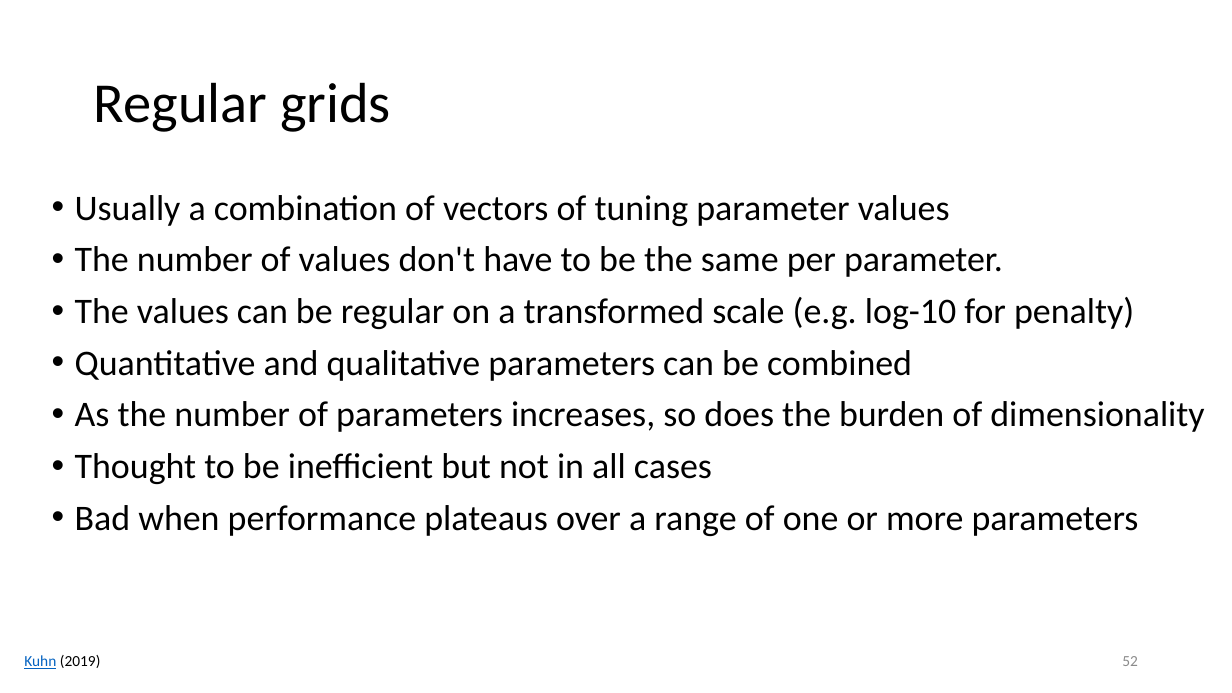
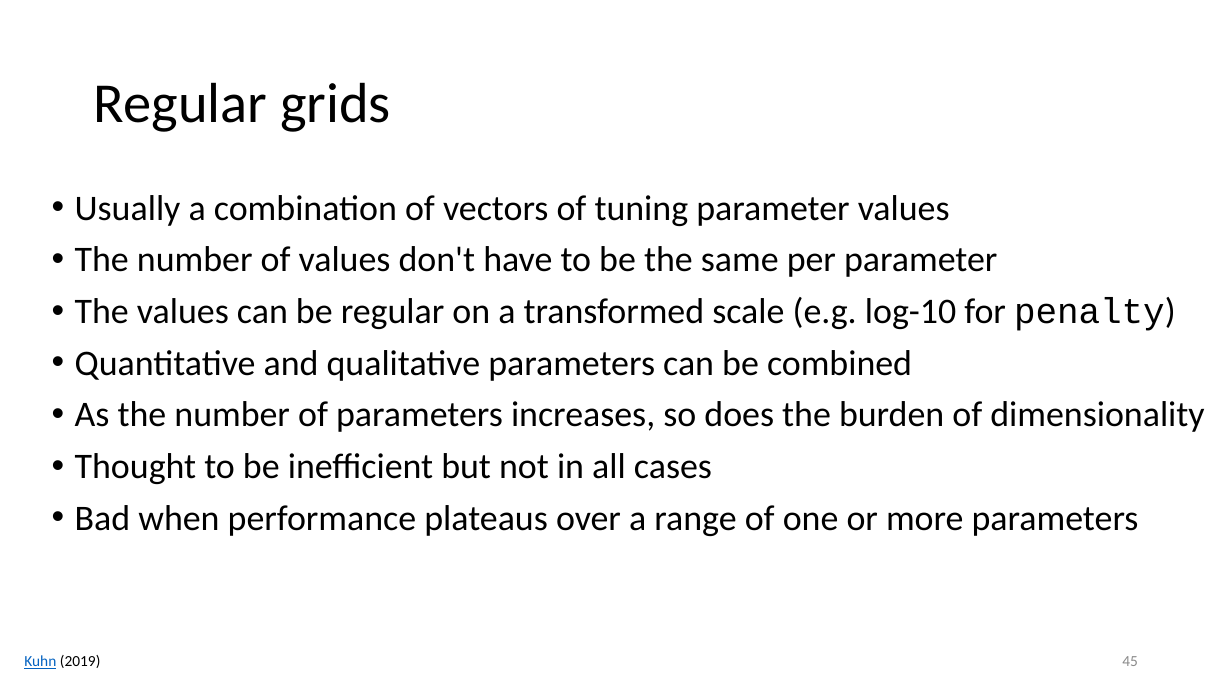
Before and after one commit to karlenaochoa/c4-ml-2020, a slide deck: slide 45 of slides/w4p1-penalized-regression/w4p1.pptx (slide 52 before the commit). Drawn at 1232x693 pixels with LibreOffice and Linux fonts; fonts in the diff are those of the drawing. Boxes give left, top, right and bottom in pixels: in the first picture for what was removed or moved away, otherwise in the second. Text is boxed around its words. In the diff, an @@ line names an element or a change of style, - is before the commit and + after.

```diff
--- a/slides/w4p1-penalized-regression/w4p1.pptx
+++ b/slides/w4p1-penalized-regression/w4p1.pptx
@@ text at (75, 246, 997, 277): text changed @@
-• The number of values don't have to be the same per parameter.
+• The number of values don't have to be the same per parameter
@@ text at (75, 297, 1176, 331): font Calibri to Courier New in "penalty)" @@
@@ page number at (1122, 656, 1138, 666): text changed @@
-52
+45
```
Also in this commit, not shown: 1 other slide changed, 2 slides added, 1 other file.
